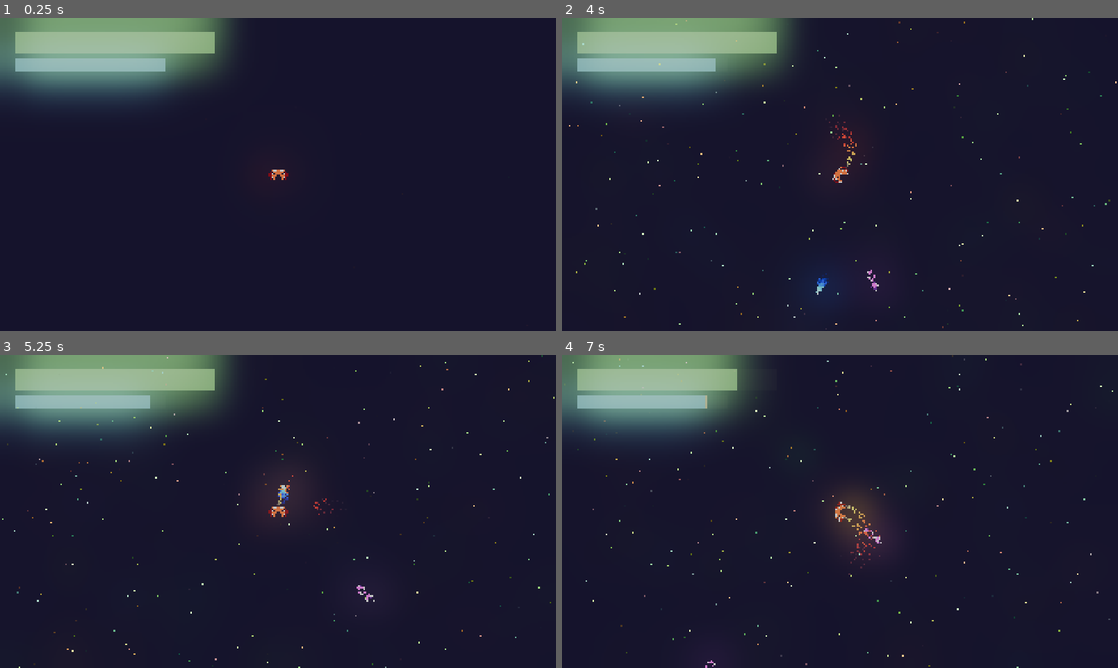
Above: before the commit, frames 1-4 (two rows, left to right).
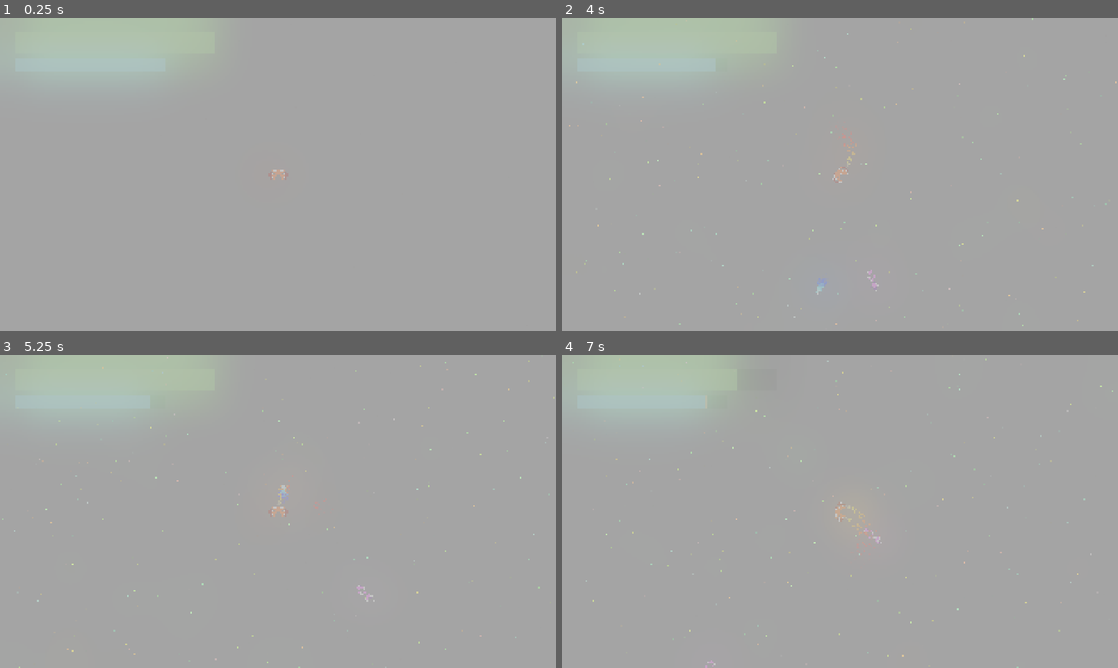
Above: after the commit, the same moments.

Repository: Lunix-420/OrbitOfPain
Game: Godot game, scene res://scenes/World.tscn
Same seed, same stepped clock (60 frames per second), same inputs: the game is played once before the commit and once after it.
Inputs:
- Up to frame 1 (0.25 s): no input
- Up to frame 2 (4 s): hold D (move_right) 0.53-1.28 s; tap Space (action_shoot) at 0.6, 2.85 s; hold S (move_backwards) 1.28-2.03 s; tap E (move_turn_ccw) at 1.35 s; hold D (move_right) 2.03-2.78 s; hold Q (move_turn_cw) 2.03-2.78 s; hold W (move_forward) 2.78-3.53 s; hold A (move_left) from 3.53 s (still down); hold E (move_turn_ccw) from 3.53 s (still down)
- Up to frame 3 (5.25 s): release E (move_turn_ccw) at 4.28 s; tap Q (move_turn_cw) at 4.35 s; release A (move_left) at 5.03 s; hold S (move_backwards) from 5.03 s (still down); tap Space (action_shoot) at 5.1 s
- Up to frame 4 (7 s): release S (move_backwards) at 5.78 s; hold D (move_right) 5.78-6.53 s; tap E (move_turn_ccw) at 5.85 s; hold W (move_forward) from 6.53 s (still down); hold Q (move_turn_cw) from 6.53 s (still down)

The runs differ from the first frame. In frame 1, 98% of the frame differs, in the area x 0-100%, y 0-100%; in frame 2, 98%; in frame 3, 98%; in frame 4, 98%.

Commit message:
refactor: General code cleanup

Diff:
--- a/scenes/World.tscn
+++ b/scenes/World.tscn
@@ -50,6 +50,7 @@
 environment = SubResource("Environment_jeodi")
 
 [node name="Background" type="ColorRect" parent="."]
+visible = false
 offset_left = -13103.0
 offset_top = -13190.0
 offset_right = 16897.0
@@ -76,3 +77,5 @@
 light_mask = 3
 z_index = 10
 gui = NodePath("../Gui")
+
+[node name="ParallaxBackground" type="ParallaxBackground" parent="."]
Binary file added: textures/noise.png
Not shown, added: textures/noise.png.import
